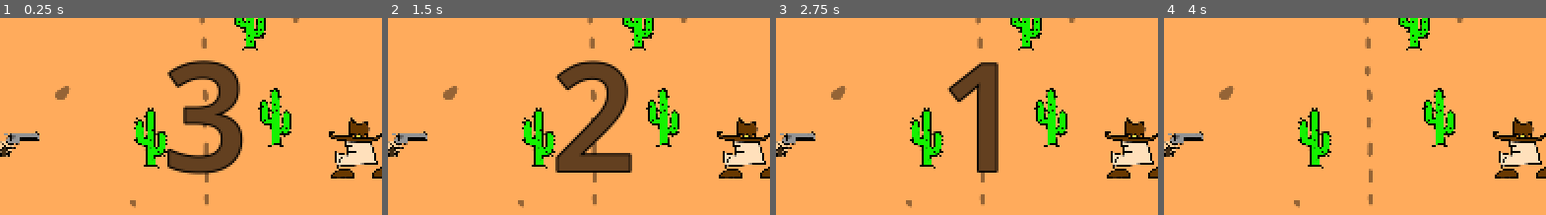
Above: before the commit, frames 1-4 (left to right).
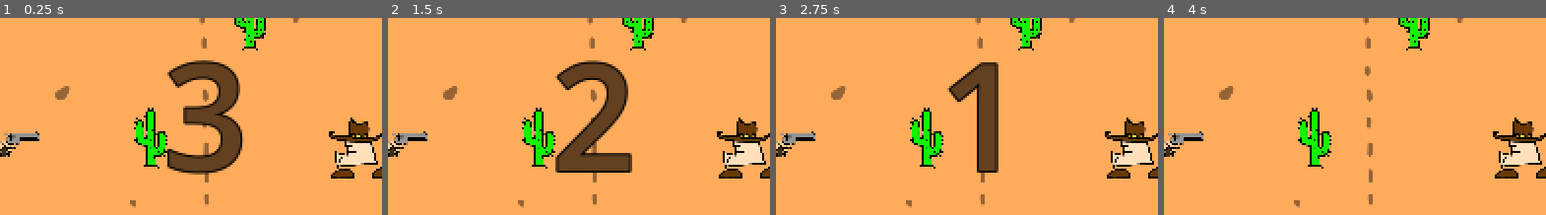
Above: after the commit, the same moments.

Repository: scrr-az/JD_prelim_proj
Game: Godot game, scene res://scenes/level5.tscn
The game is run twice, just before and just after one commit, with the same random seed, the same clock (stepped at 60 frames per second) and the same inputs. This scene is started directly instead of the project's main scene. Sound files missing from this copy of the repository are replaced by a short silence.
Inputs (mouse positions are % of the whole screen's width and height, from its top left):
- Up to frame 1 (0.25 s): no input
- Up to frame 2 (1.5 s): tap Enter at 0.5 s; move the mouse to (74, 45) at 0.52 s; hold D (p1_right) 0.53-1.28 s; click (74, 45) at 0.6 s; tap Space at 1.25 s; move the mouse to (31, 55) at 1.27 s; hold S (p1_down) from 1.28 s (still down); tap Down (p2_down) at 1.35 s
- Up to frame 3 (2.75 s): move the mouse to (62, 28) at 2.02 s; release S (p1_down) at 2.03 s; hold D (p1_right) from 2.03 s (still down); hold Left (p2_left) from 2.03 s (still down)
- Up to frame 4 (4 s): tap Enter at 2.75 s; move the mouse to (46, 70) at 2.77 s; release D (p1_right) at 2.78 s; release Left (p2_left) at 2.78 s; hold W (p1_up) 2.78-3.53 s; tap Right (p2_right) at 2.85 s; tap Space at 3.5 s; move the mouse to (82, 65) at 3.52 s; hold A (p1_left) from 3.53 s (still down); hold Up (p2_up) from 3.53 s (still down)
The pictures show only the part of the screen within x 25-75%, y 17-67%; the shares and areas given below are measured in that part.

The runs differ from the first frame. In frame 1, 1.3% of the frame differs, in the area x 67-77%, y 35-66%; in frame 2, 1.3%; in frame 3, 1.3%; in frame 4, 1.3%.

Commit message:
fixed level 5 and 6

Diff:
--- a/scenes/level5.tscn
+++ b/scenes/level5.tscn
@@ -30,9 +30,6 @@
 [node name="Obstacle4" parent="." unique_id=1751651958 instance=ExtResource("4_76aq6")]
 position = Vector2(114, 231)
 
-[node name="StaticObstacle" parent="." unique_id=1216369295 instance=ExtResource("4_76aq6")]
-position = Vector2(147, -61)
-
 [node name="MovingObstacle" parent="." unique_id=83186563 instance=ExtResource("5_8s0yo")]
 
 [node name="Background" type="Sprite2D" parent="." unique_id=247976841]
--- a/scenes/level6.tscn
+++ b/scenes/level6.tscn
@@ -41,3 +41,6 @@
 offset_top = -425.0
 offset_right = -796.4
 offset_bottom = -425.0
+
+[node name="StaticObstacle" parent="." unique_id=585131510 instance=ExtResource("4_3qbet")]
+position = Vector2(147, -61)
